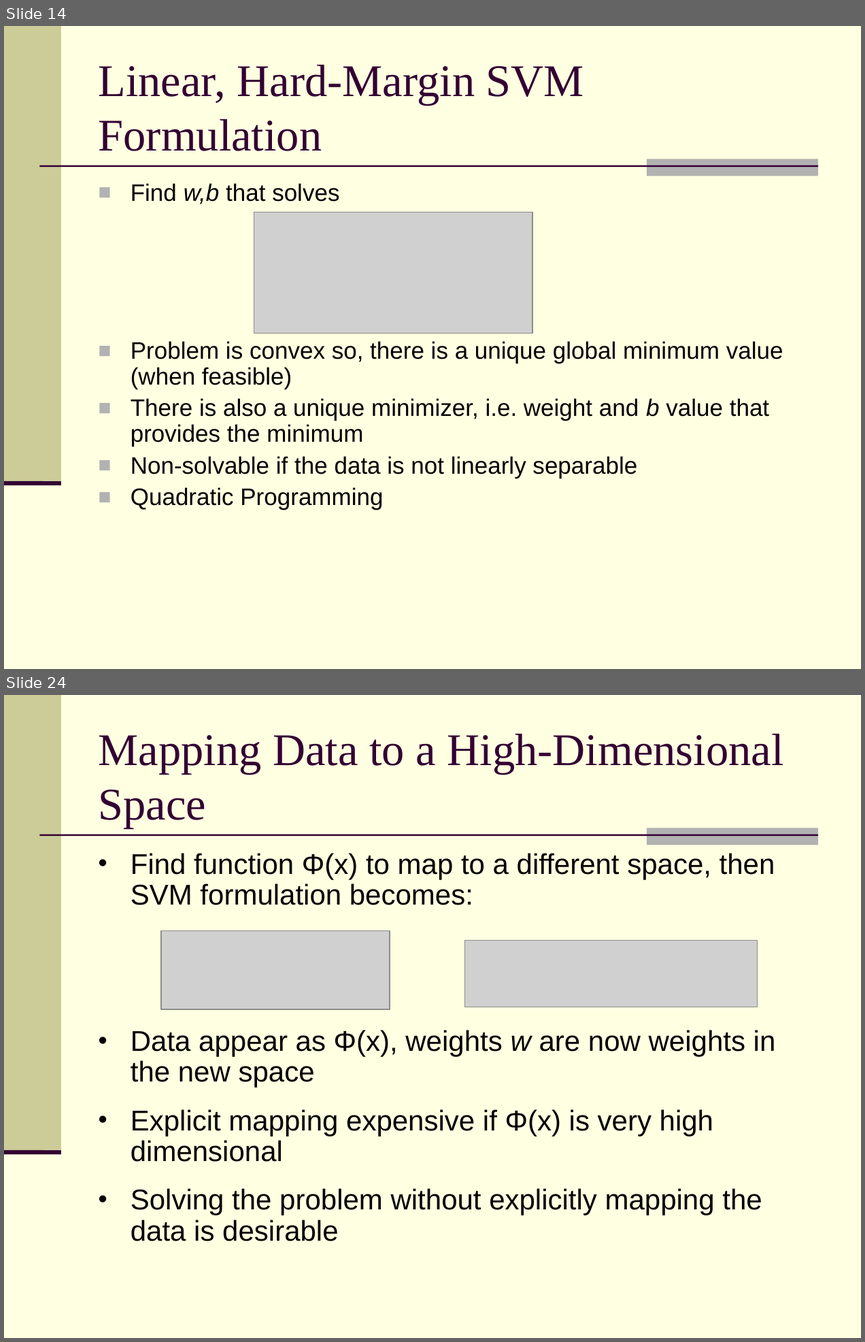
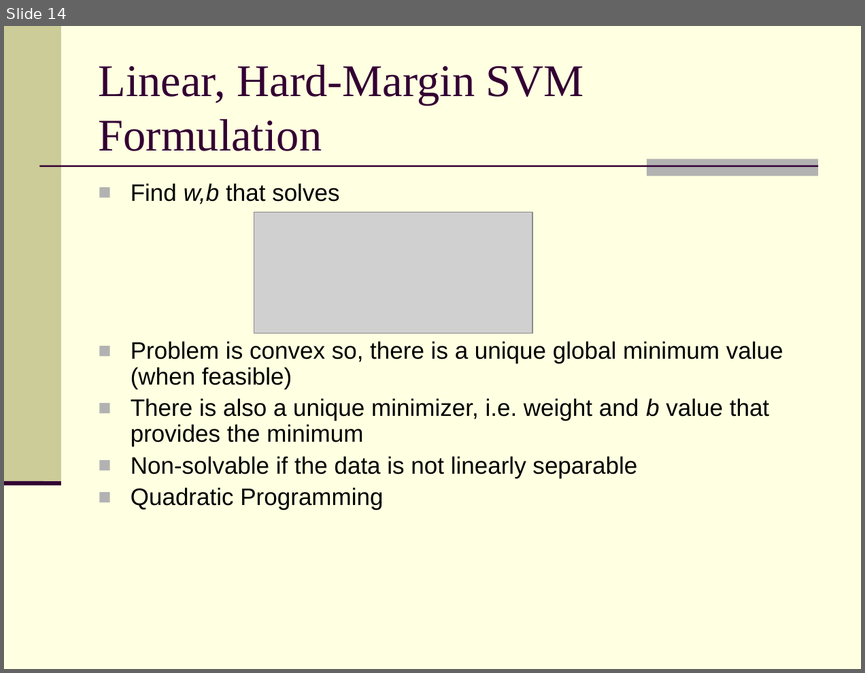
Before and after one commit to clickwise/user_click, a slide deck: docs/Introduction to Machine Learning.ppt. Shown one above the other, each under a label of ours: slides 14 and 24 before the commit, slide 14 after it; the slides between them are not shown. The pictures are 865x1342 and 865x673 pixels, drawn with LibreOffice and Linux fonts; fonts in the diff are those of the drawing; grey boxes stand for pictures. Boxes give left, top, right and bottom in pixels: in the first picture for what was removed or moved away, otherwise in the second. Text is boxed around its words. In the diff, an @@ line names an element or a change of style, - is before the commit and + after.

```diff
--- a/docs/Introduction to Machine Learning.ppt
+++ b/docs/Introduction to Machine Learning.ppt
@@ slide 24 removed at box(4, 695, 861, 1338), background #FFFFE1; not listed: 4 template elements that a slide beside it also shows @@
@@ title removed at box(99, 734, 784, 828) @@
-Mapping Data to a High-Dimensional Space
@@ text removed at box(130, 853, 776, 1241) @@
-• Find function Φ(x) to map to a different space, then SVM formulation becomes:
-• Data appear as Φ(x), weights w are now weights in the new space
-• Explicit mapping expensive if Φ(x) is very high dimensional
-• Solving the problem without explicitly mapping the data is desirable
@@ picture removed at box(161, 930, 390, 1009) @@
@@ picture removed at box(465, 940, 757, 1007) @@
```
Also in this commit, not shown: 2 slides changed, 5 slides added, 21 other slides removed.
